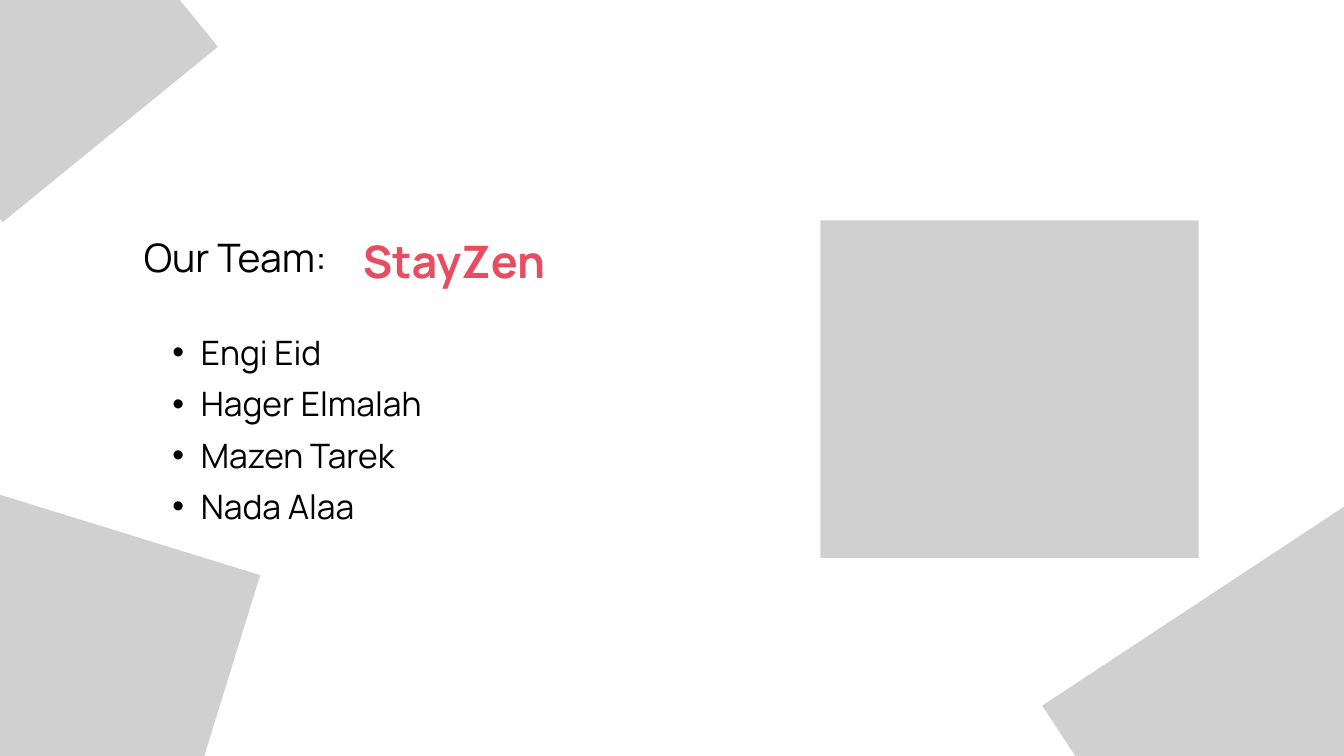
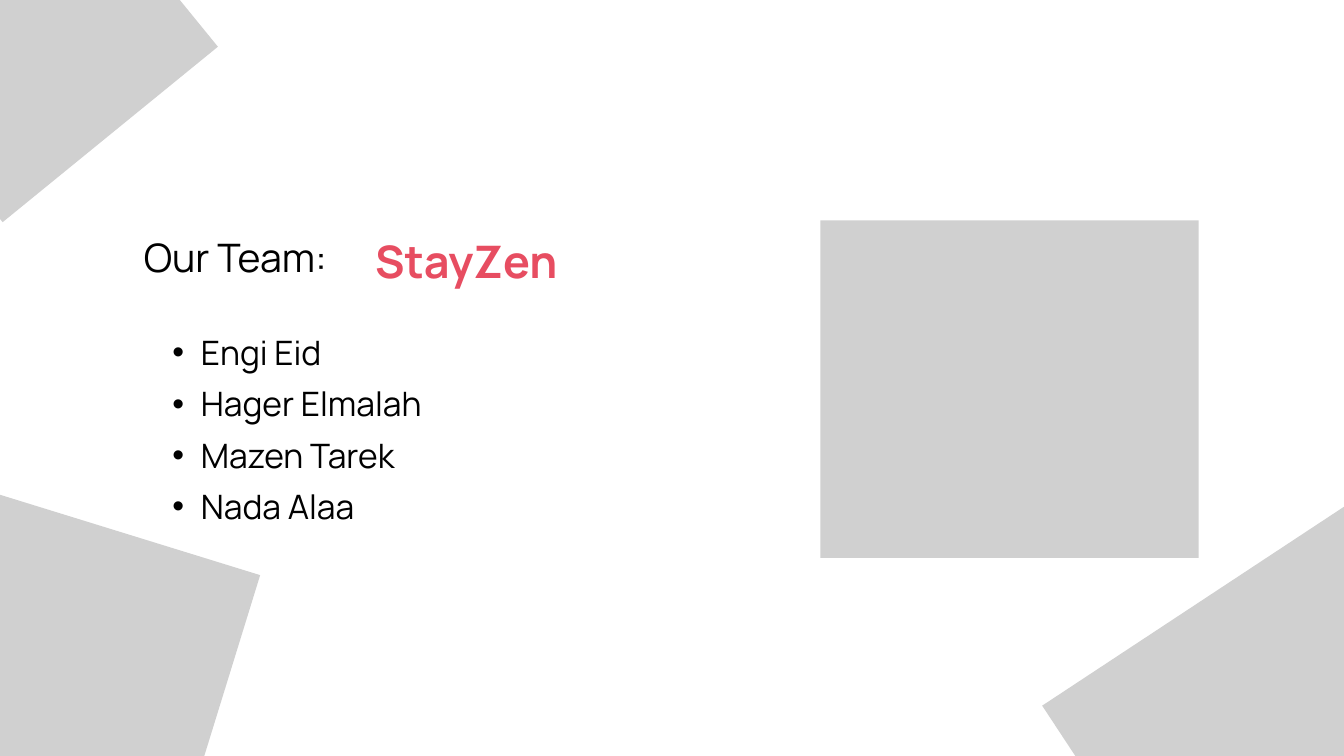
Before and after one commit to EngiEid/Customer_Churn_Dataset_Analysis, a slide deck: slide 2 of StayZen Customer Churn Presentation.pptx. Drawn at 1344x756 pixels with LibreOffice and Linux fonts; fonts in the diff are those of the drawing; grey boxes stand for pictures. Boxes give left, top, right and bottom in pixels: in the first picture for what was removed or moved away, otherwise in the second. Text is boxed around its words. In the diff, an @@ line names an element or a change of style, - is before the commit and + after.

```diff
--- a/StayZen Customer Churn Presentation.pptx
+++ b/StayZen Customer Churn Presentation.pptx
@@ text "StayZen" moved from (x1=363, y1=245, x2=545, y2=289) to (x1=375, y1=245, x2=557, y2=289) @@
```
Also in this commit, not shown: 4 other slides changed, 1 slide added, 1 slide removed, 6 other files.
